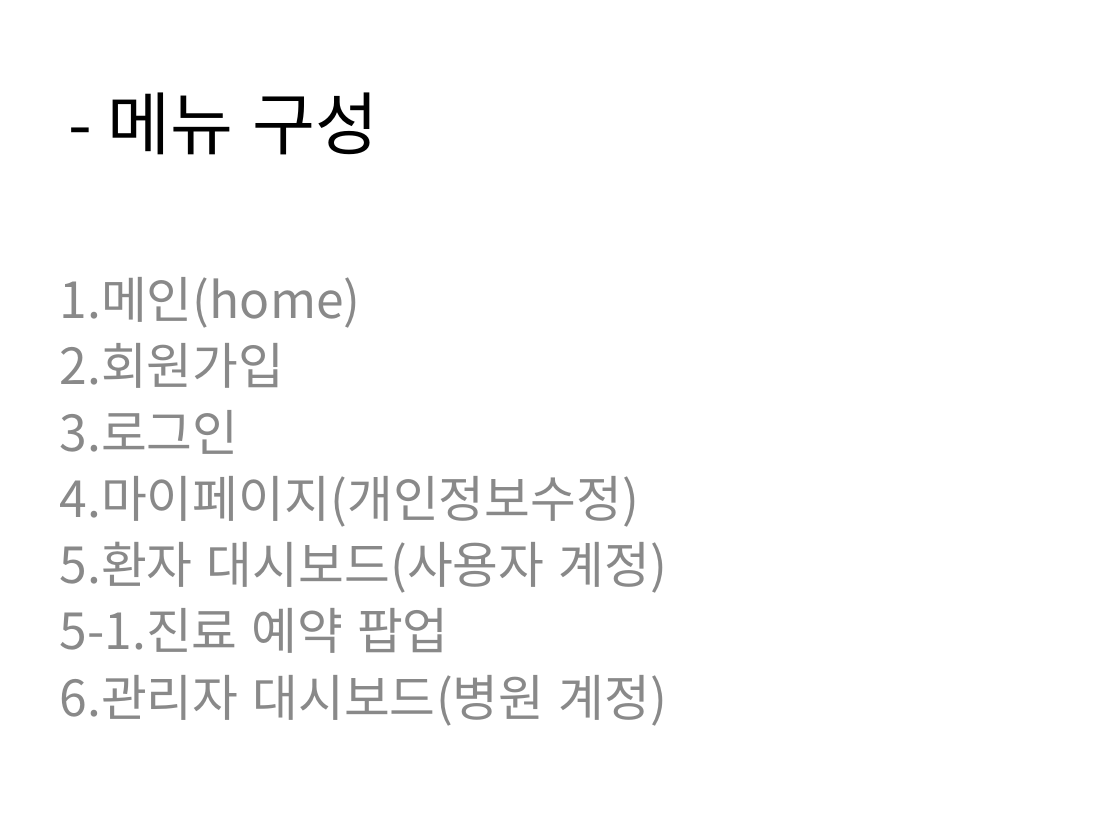
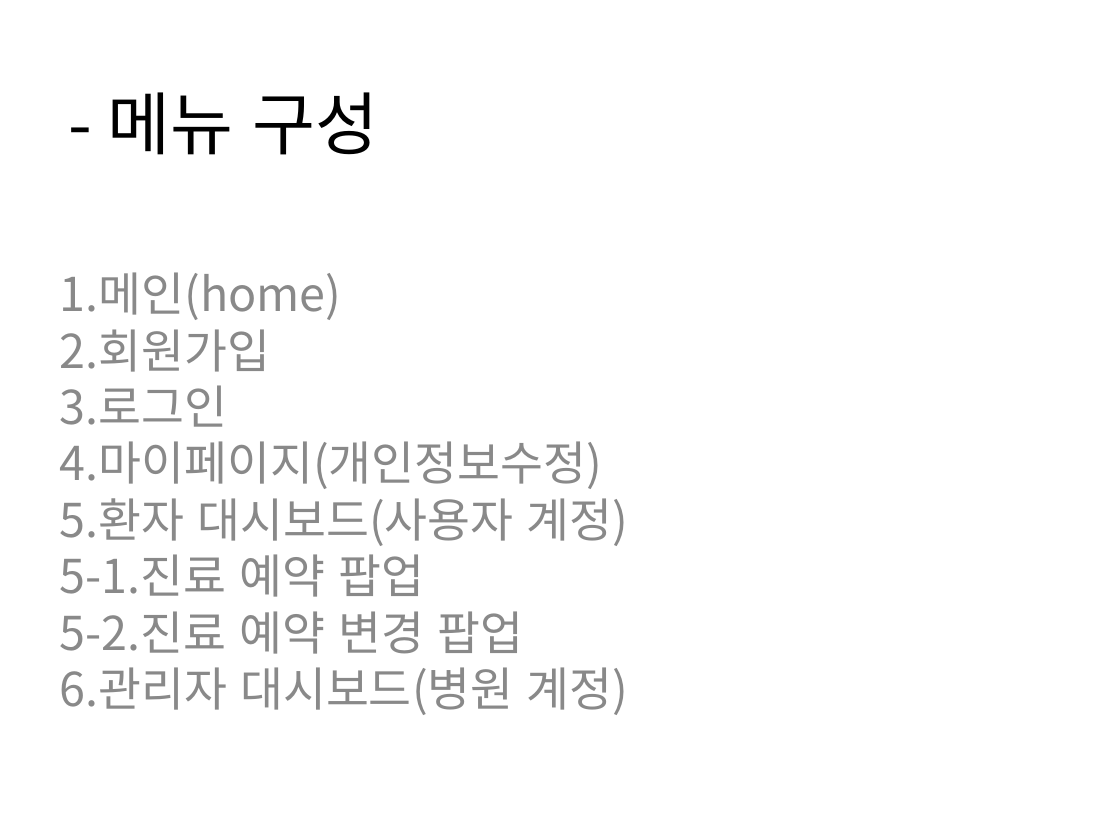
Before and after one commit to Gabintree/appintment2, a slide deck: slide 1 of 프로그램 설계.ppt. Drawn at 1120x840 pixels with LibreOffice and Linux fonts; fonts in the diff are those of the drawing. Boxes give left, top, right and bottom in pixels: in the first picture for what was removed or moved away, otherwise in the second. Text is boxed around its words. In the diff, an @@ line names an element or a change of style, - is before the commit and + after.

Commit message:
파일 수정

```diff
--- a/프로그램 설계.ppt
+++ b/프로그램 설계.ppt
@@ subtitle at (x1=60, y1=272, x2=629, y2=715): size 32 to 30 pt in "1.메인(home)", "2.회원가입", "3.로그인", "4.마이페이지(개인정보수정)" and 3 more places; line spacing 0.9 to 0.8 @@
@@ subtitle at (x1=60, y1=611, x2=523, y2=654): paragraph added @@
+5-2.진료 예약 변경 팝업
```
Also in this commit, not shown: 3 other slides changed, 1 slide added, 1 other file.
